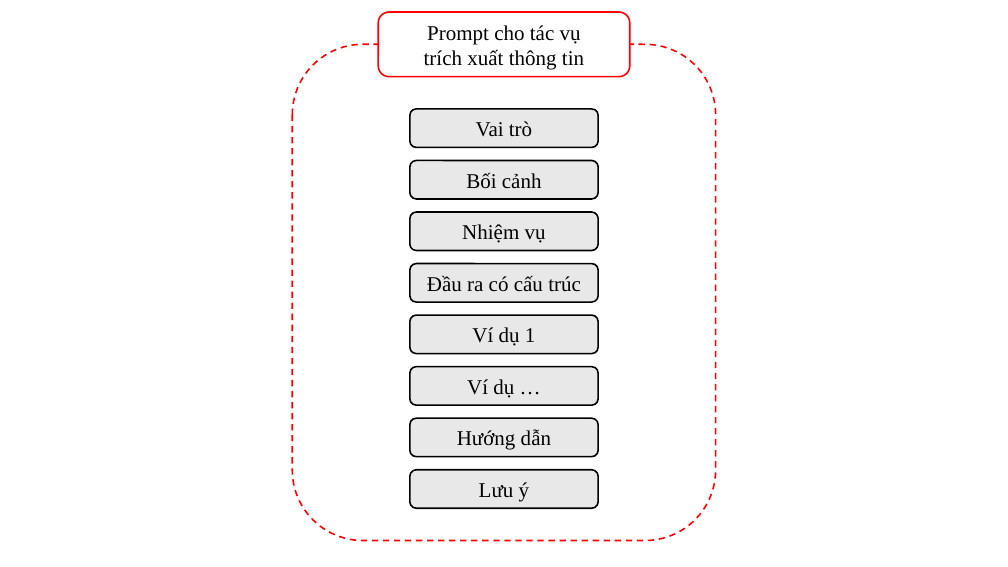
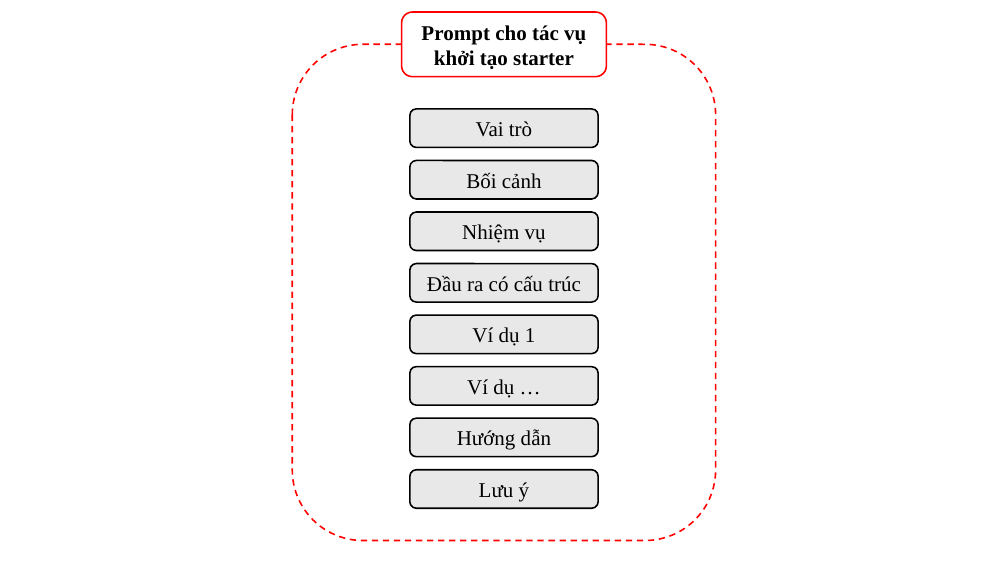
Before and after one commit to ngovanuc/Vietnamese_History_Chatbot, a slide deck: slide 63 of documents/hinh_ve_trong_cao_cao_do_an.pptx. Drawn at 1008x567 pixels with LibreOffice and Linux fonts; fonts in the diff are those of the drawing. Boxes give left, top, right and bottom in pixels: in the first picture for what was removed or moved away, otherwise in the second. Text is boxed around its words. In the diff, an @@ line names an element or a change of style, - is before the commit and + after.

```diff
--- a/documents/hinh_ve_trong_cao_cao_do_an.pptx
+++ b/documents/hinh_ve_trong_cao_cao_do_an.pptx
@@ rounded rectangle "Prompt cho tác vụ": place and size @@
-rounded rectangle "Prompt cho tác vụ" at [378,12,630,76]
+rounded rectangle "Prompt cho tác vụ" at [402,12,606,76]
@@ text in rounded rectangle at [421,25,586,44]: letter outline #000000 0 pt to none, bold on in "Prompt cho tác vụ" @@
@@ text in rounded rectangle at [434,50,574,69]: text changed; bold on @@
-trích xuất thông tin
+khởi tạo starter
```
Also in this commit, not shown: 6 other files.
